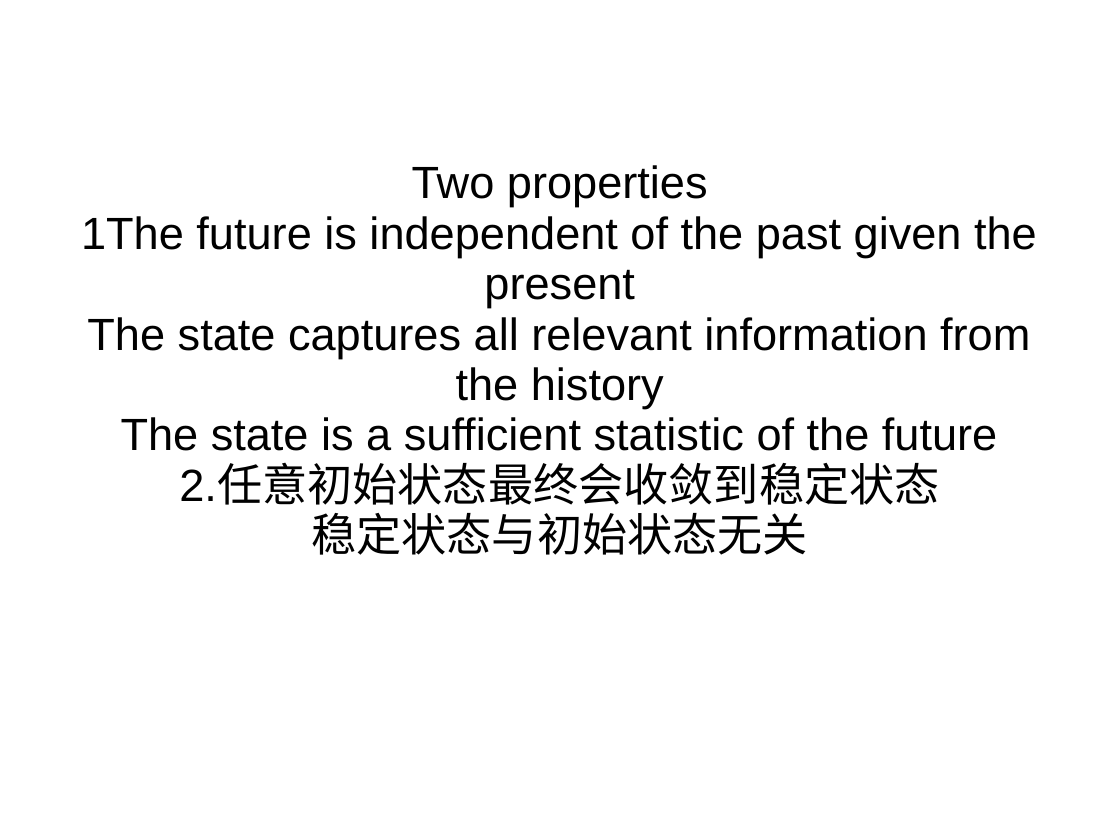
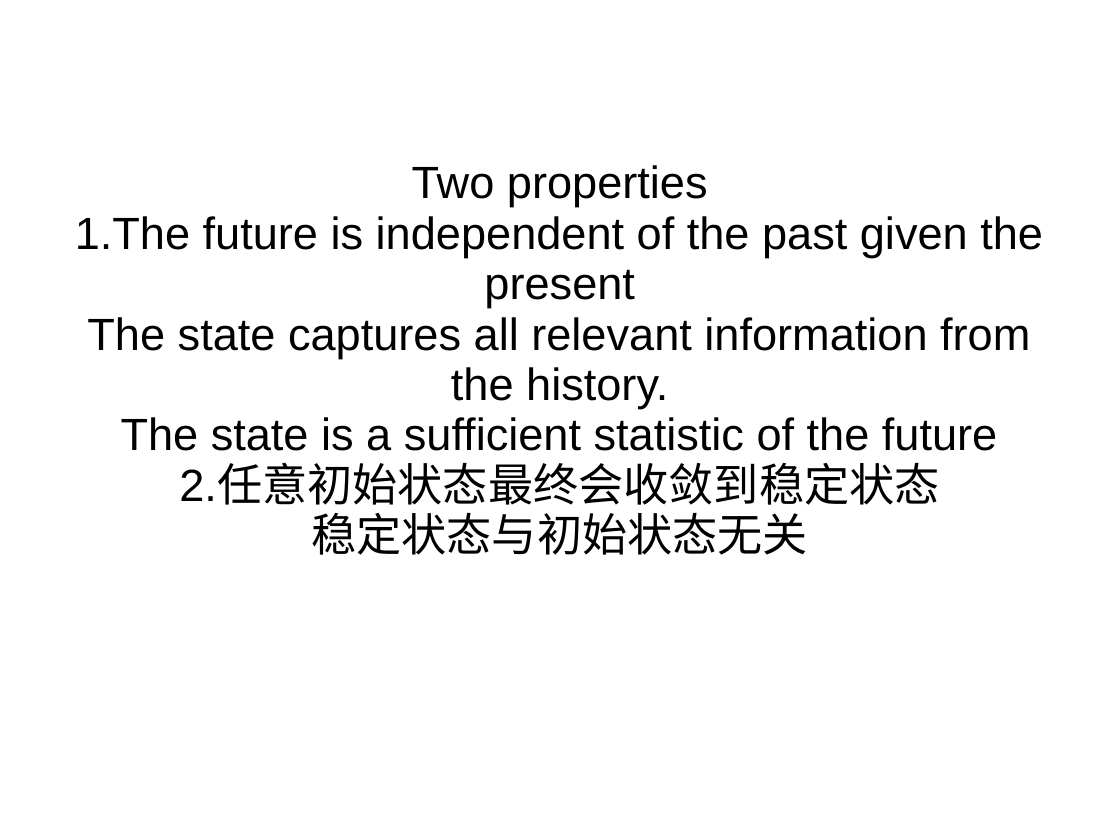
Before and after one commit to GarfieldF/RL_Course-slides_hw, a slide deck: slide 16 of DAY1/lecture1.ppt (slide 13 before the commit). Drawn at 1120x840 pixels with LibreOffice and Linux fonts; fonts in the diff are those of the drawing. Boxes give left, top, right and bottom in pixels: in the first picture for what was removed or moved away, otherwise in the second. Text is boxed around its words. In the diff, an @@ line names an element or a change of style, - is before the commit and + after.

```diff
--- a/DAY1/lecture1.ppt
+++ b/DAY1/lecture1.ppt
@@ text at [75,216,1043,409]: text changed @@
-1The future is independent of the past given the present
-The state captures all relevant information from the history
+1.The future is independent of the past given the present
+The state captures all relevant information from the history.
```
Also in this commit, not shown: 9 other slides changed, 6 slides added, 1 slide removed.
